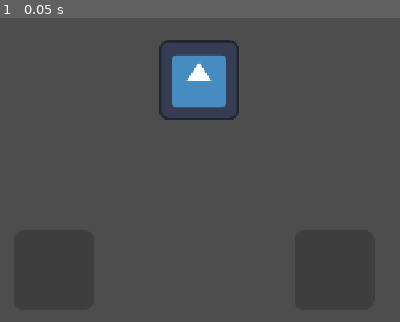
Above: before the commit, frame 1.
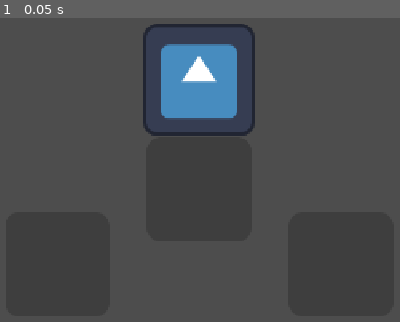
Above: after the commit, the same moment.

Repository: touqeer121/Godot47TouchDemo
Game: Godot game, scene res://scenes/main.tscn
The game is run twice, just before and just after one commit, with the same random seed, the same clock (stepped at 60 frames per second) and the same inputs. The engine's default icon, where the game draws it, is replaced by a stand-in: a white triangle on a blue panel in a dark square.
Inputs:
- Up to frame 1 (0.05 s): no input

The runs differ from the first frame. In frame 1, 4.3% of the frame differs, in the area x 35-64%, y 1-39%.

Commit message:
Fix portrait orientation, size up controls, add squash-and-stretch jump
Screen orientation wasn't explicitly set to portrait, which was
causing the layout to render squeezed into a corner on device. Also
bumps character/button scale and adds a Jump button with a tweened
squash-on-landing / stretch-on-launch animation.

Co-Authored-By: Claude Sonnet 5 <noreply@anthropic.com>

Diff:
--- a/project.godot
+++ b/project.godot
@@ -20,6 +20,7 @@
 window/size/viewport_height=1280
 window/stretch/mode="canvas_items"
 window/stretch/aspect="expand"
+window/handheld/orientation="portrait"
 
 [input]
 
--- a/scenes/main.tscn
+++ b/scenes/main.tscn
@@ -8,21 +8,31 @@
 
 [node name="Sprite2D" type="Sprite2D" parent="." unique_id=679802882]
 position = Vector2(360, 848)
+scale = Vector2(1.4, 1.4)
 texture = ExtResource("2_0wfyh")
 
 [node name="CanvasLayer" type="CanvasLayer" parent="." unique_id=1986611604]
 
 [node name="Left" type="TouchScreenButton" parent="CanvasLayer" unique_id=541315481]
 modulate = Color(0, 0, 0, 0.19607843)
-position = Vector2(64, 1088)
+position = Vector2(50, 1060)
+scale = Vector2(1.3, 1.3)
 texture_normal = ExtResource("2_0wfyh")
 
 [node name="Right" type="TouchScreenButton" parent="CanvasLayer" unique_id=692601989]
 modulate = Color(0, 0, 0, 0.19607843)
-position = Vector2(512, 1088)
+position = Vector2(504, 1060)
+scale = Vector2(1.3, 1.3)
+texture_normal = ExtResource("2_0wfyh")
+
+[node name="Jump" type="TouchScreenButton" parent="CanvasLayer" unique_id=823145566]
+modulate = Color(0, 0, 0, 0.19607843)
+position = Vector2(277, 940)
+scale = Vector2(1.3, 1.3)
 texture_normal = ExtResource("2_0wfyh")
 
 [connection signal="pressed" from="CanvasLayer/Left" to="." method="_on_left_down"]
 [connection signal="released" from="CanvasLayer/Left" to="." method="_on_left_up"]
 [connection signal="pressed" from="CanvasLayer/Right" to="." method="_on_right_down"]
 [connection signal="released" from="CanvasLayer/Right" to="." method="_on_right_up"]
+[connection signal="pressed" from="CanvasLayer/Jump" to="." method="_on_jump_down"]
--- a/scripts/player.gd
+++ b/scripts/player.gd
@@ -5,13 +5,51 @@
 var left:=false
 var right:=false
 
+var velocity_y:=0.0
+var is_jumping:=false
+var ground_y:float
+var base_scale:Vector2
+
+const GRAVITY:=2200.0
+const JUMP_FORCE:=-900.0
+
+func _ready():
+	ground_y = sprite.position.y
+	base_scale = sprite.scale
+
 func _process(delta):
 	if left:
 		sprite.position.x -= speed*delta
 	if right:
 		sprite.position.x += speed*delta
 
+	if is_jumping:
+		velocity_y += GRAVITY*delta
+		sprite.position.y += velocity_y*delta
+		if sprite.position.y >= ground_y:
+			sprite.position.y = ground_y
+			velocity_y = 0.0
+			is_jumping = false
+			_squash_land()
+
 func _on_left_down(): left=true
 func _on_left_up(): left=false
 func _on_right_down(): right=true
 func _on_right_up(): right=false
+
+func _on_jump_down():
+	if is_jumping:
+		return
+	is_jumping = true
+	velocity_y = JUMP_FORCE
+	_squash_launch()
+
+func _squash_launch():
+	var tween := create_tween()
+	tween.tween_property(sprite, "scale", base_scale * Vector2(0.7, 1.3), 0.08)
+	tween.tween_property(sprite, "scale", base_scale, 0.15).set_trans(Tween.TRANS_SINE)
+
+func _squash_land():
+	var tween := create_tween()
+	tween.tween_property(sprite, "scale", base_scale * Vector2(1.35, 0.65), 0.06)
+	tween.tween_property(sprite, "scale", base_scale, 0.2).set_trans(Tween.TRANS_ELASTIC).set_ease(Tween.EASE_OUT)
